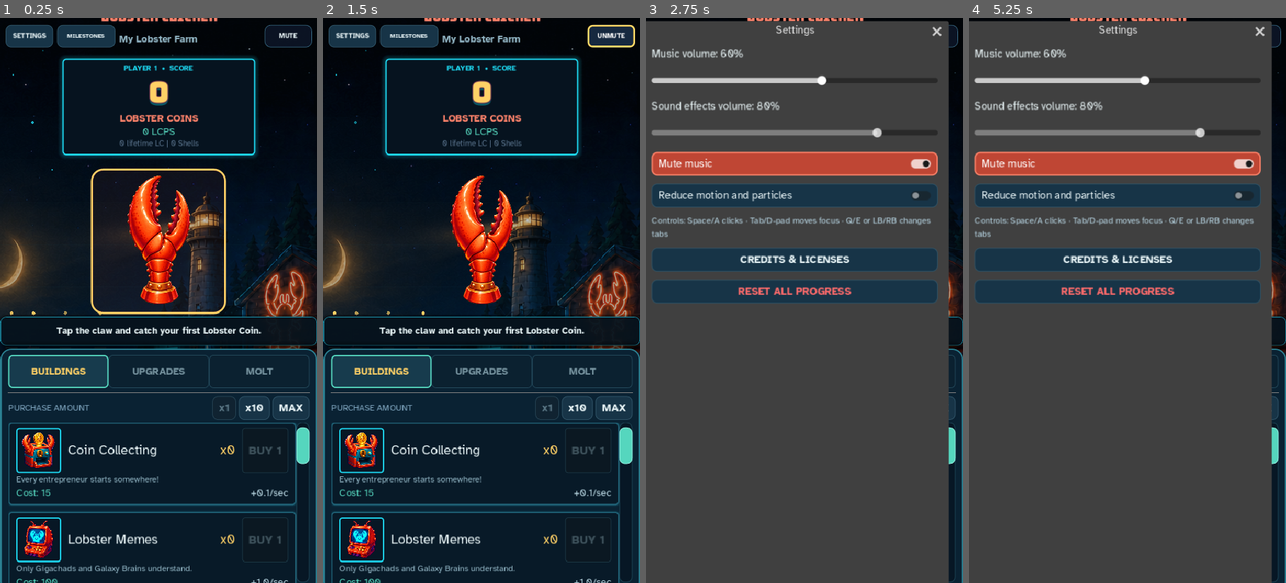
Above: before the commit, frames 1-4 (left to right).
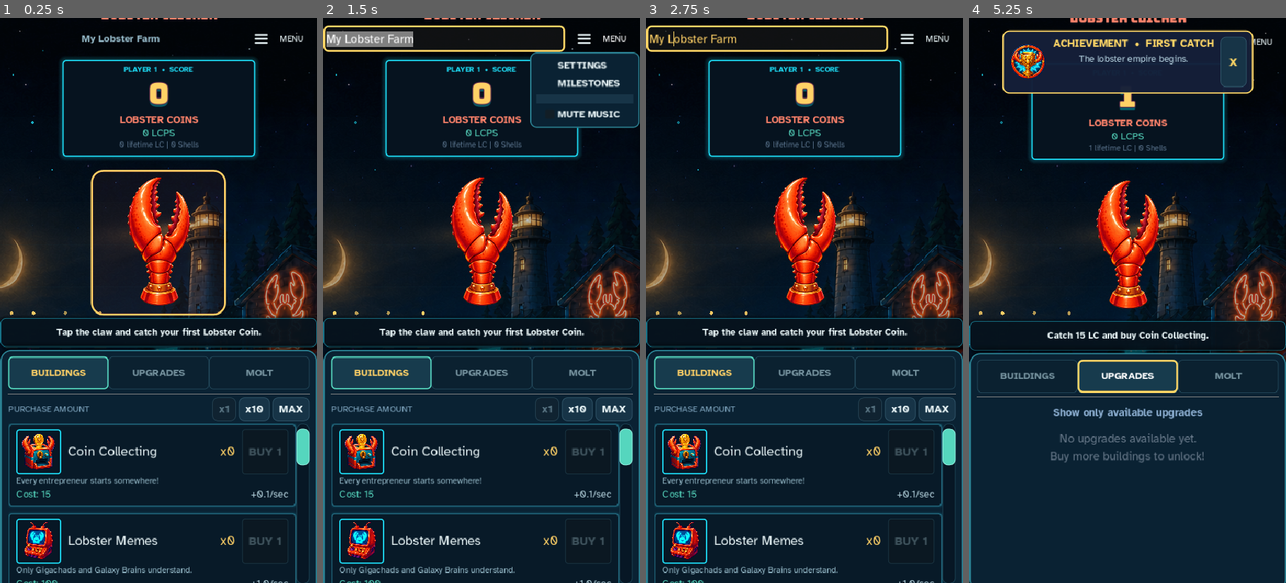
Above: after the commit, the same moments.

Repository: thecryptomasters/lobster-clicker
Game: Godot game, scene res://scenes/main.tscn
Two runs of this game, one before a commit and one after it. Both use one fixed random seed, a clock stepped at 60 frames per second and the inputs below.
Inputs (mouse positions are in pixels of both pictures, inside the frame that each line leads up to; where the layout moved, square brackets give the same spot in the first picture):
- Up to frame 1 (0.25 s): no input
- Up to frame 2 (1.5 s): click "My Lobster Farm" at 0.5 s; click (605, 40) at 1.25 s, where only the run after the commit has a clickable "MENU"
- Up to frame 3 (2.75 s): click (674, 34) at 2 s, where only the run before the commit has a clickable "SETTINGS"
- Up to frame 4 (5.25 s): click (1054, 34) at 2.75 s, where only the run before the commit has a clickable "MILESTONES"; click (1127, 244) [1127, 238] at 3.5 s; click "BUILDINGS" at 4.25 s; click "UPGRADES" at 5 s

The runs differ from the first frame. In frame 1, 13% of the frame differs, in the area x 0-100%, y 0-100%; in frame 2, 16%; in frame 3, 94%; in frame 4, 94%.

Commit message:
Fix mobile header controls

Diff:
--- /dev/null
+++ b/assets/art/ui/hamburger_menu.svg
@@ -0,0 +1,3 @@
+<svg xmlns="http://www.w3.org/2000/svg" width="24" height="24" viewBox="0 0 24 24">
+  <path d="M4 6.5h16M4 12h16M4 17.5h16" fill="none" stroke="#eaf6f8" stroke-width="2.5" stroke-linecap="round"/>
+</svg>
--- a/scenes/main.gd
+++ b/scenes/main.gd
@@ -35,6 +35,7 @@
 
 @onready var farm_name_button: Button = %FarmNameButton
 @onready var farm_name_edit: LineEdit = %FarmNameEdit
+@onready var mobile_menu_button: MenuButton = %MobileMenuButton
 @onready var lobster_count_label: Label = %LobsterCountLabel
 @onready var score_panel: PanelContainer = %ScorePanel
 @onready var score_header: Label = %ScoreHeader
@@ -132,6 +133,9 @@
 # Responsive layout
 const MOBILE_BREAKPOINT := 700  # Below this width = mobile (vertical stack)
 const DESKTOP_LEFT_PANEL_SHARE := 1.0 / 2.2
+const MOBILE_MENU_SETTINGS := 0
+const MOBILE_MENU_MILESTONES := 1
+const MOBILE_MENU_MUTE := 2
 var _is_desktop: bool = true
 var _last_width: int = 0
 var _last_height: int = 0
@@ -170,6 +174,7 @@
 	_create_mute_button()
 	_create_settings_button()
 	_create_milestones_button()
+	_setup_mobile_menu()
 	_create_sfx_pool()
 	_style_buy_capsule_button()
 	_style_buy_premium_button()
@@ -340,6 +345,10 @@
 		content_scroll.custom_minimum_size.y = 0.0
 		title_label.visible = true
 		farm_name_button.visible = true
+		mobile_menu_button.visible = false
+		settings_button.visible = true
+		milestones_button.visible = true
+		mute_button.visible = true
 		score_header.visible = true
 		title_label.add_theme_font_size_override("font_size", 28)
 		farm_name_button.add_theme_font_size_override("font_size", 18)
@@ -374,7 +383,11 @@
 		var very_short := real_height < 640
 		var compact := real_height < 760
 		title_label.visible = not very_short
-		farm_name_button.visible = not very_short
+		farm_name_button.visible = true
+		mobile_menu_button.visible = true
+		settings_button.visible = false
+		milestones_button.visible = false
+		mute_button.visible = false
 		score_header.visible = not very_short
 		title_label.add_theme_font_size_override("font_size", 16 if compact else 18)
 		farm_name_button.add_theme_font_size_override("font_size", 13 if compact else 15)
@@ -455,6 +468,44 @@
 	mute_button.offset_right = -12.0 if desktop else -8.0
 	mute_button.offset_left = mute_button.offset_right - button_width
 	mute_button.add_theme_font_size_override("font_size", 13 if desktop else 10)
+
+func _setup_mobile_menu() -> void:
+	var popup := mobile_menu_button.get_popup()
+	popup.add_item("SETTINGS", MOBILE_MENU_SETTINGS)
+	popup.add_item("MILESTONES", MOBILE_MENU_MILESTONES)
+	popup.add_separator()
+	popup.add_check_item("MUTE MUSIC", MOBILE_MENU_MUTE)
+	popup.add_theme_font_override("font", UiBoldFont)
+	popup.add_theme_font_size_override("font_size", 15)
+	popup.add_theme_color_override("font_color", FOAM_WHITE)
+	popup.add_theme_color_override("font_hover_color", Color.WHITE)
+	popup.add_theme_color_override("font_separator_color", MIST_BLUE)
+	popup.add_theme_stylebox_override("panel", _make_style(Color("#0a2233"), Color("#2b8193"), 9, 2))
+	popup.add_theme_stylebox_override("hover", _make_style(Color("#20465a"), SEAFOAM, 6, 1))
+	popup.add_theme_stylebox_override("separator", _make_style(Color("#173447"), Color("#31566a"), 0, 0))
+	popup.add_theme_constant_override("item_start_padding", 12)
+	popup.add_theme_constant_override("item_end_padding", 12)
+	popup.add_theme_constant_override("v_separation", 6)
+	popup.id_pressed.connect(_on_mobile_menu_item_pressed)
+	_update_mobile_menu()
+
+func _on_mobile_menu_item_pressed(id: int) -> void:
+	match id:
+		MOBILE_MENU_SETTINGS:
+			_show_settings_dialog()
+		MOBILE_MENU_MILESTONES:
+			_show_milestones_dialog()
+		MOBILE_MENU_MUTE:
+			_on_mute_button_pressed()
+
+func _update_mobile_menu() -> void:
+	if not mobile_menu_button:
+		return
+	var popup := mobile_menu_button.get_popup()
+	var mute_index := popup.get_item_index(MOBILE_MENU_MUTE)
+	if mute_index >= 0:
+		popup.set_item_checked(mute_index, _music_muted)
+		popup.set_item_text(mute_index, "UNMUTE MUSIC" if _music_muted else "MUTE MUSIC")
 
 func _on_lobsters_changed(total: float) -> void:
 	# Keep two visible decimals on abbreviated headline totals so late-game
@@ -1024,6 +1075,7 @@
 		return
 	mute_button.text = "UNMUTE" if _music_muted else "MUTE"
 	mute_button.tooltip_text = "Unmute music" if _music_muted else "Mute music"
+	_update_mobile_menu()
 
 func _try_click() -> void:
 	var now := Time.get_ticks_msec() / 1000.0
--- a/scenes/main.tscn
+++ b/scenes/main.tscn
@@ -1,10 +1,11 @@
-[gd_scene load_steps=7 format=3 uid="uid://b1main_scene_001"]
+[gd_scene load_steps=8 format=3 uid="uid://b1main_scene_001"]
 
 [ext_resource type="Script" path="res://scenes/main.gd" id="1_script"]
 [ext_resource type="AudioStream" path="res://assets/music/midnight_harbor_arcade_loop.ogg" id="2_music"]
 [ext_resource type="Texture2D" path="res://assets/art/ui/claw_animation/claw_pinch_0.png" id="3_hero_claw"]
 [ext_resource type="Script" path="res://scenes/harbor_backdrop.gd" id="4_harbor"]
 [ext_resource type="Texture2D" path="res://assets/art/ui/capsule_dispenser.png" id="5_capsule_dispenser"]
+[ext_resource type="Texture2D" path="res://assets/art/ui/hamburger_menu.svg" id="6_hamburger_menu"]
 
 [sub_resource type="StyleBoxFlat" id="StyleBoxFlat_panel"]
 bg_color = Color(0.0627, 0.1569, 0.2275, 0.96)
@@ -83,18 +84,25 @@
 theme_override_constants/shadow_offset_y = 3
 theme_override_font_sizes/font_size = 28
 
-[node name="FarmNameButton" type="Button" parent="RootContainer/LeftSection"]
-unique_name_in_owner = true
-layout_mode = 2
+[node name="FarmHeaderRow" type="HBoxContainer" parent="RootContainer/LeftSection"]
+unique_name_in_owner = true
+layout_mode = 2
+theme_override_constants/separation = 6
+
+[node name="FarmNameButton" type="Button" parent="RootContainer/LeftSection/FarmHeaderRow"]
+unique_name_in_owner = true
+layout_mode = 2
+size_flags_horizontal = 3
 flat = true
 text = "My Lobster Farm"
 theme_override_colors/font_color = Color(0.5804, 0.7216, 0.7804, 1)
 theme_override_font_sizes/font_size = 18
 
-[node name="FarmNameEdit" type="LineEdit" parent="RootContainer/LeftSection"]
-unique_name_in_owner = true
-visible = false
-layout_mode = 2
+[node name="FarmNameEdit" type="LineEdit" parent="RootContainer/LeftSection/FarmHeaderRow"]
+unique_name_in_owner = true
+visible = false
+layout_mode = 2
+size_flags_horizontal = 3
 custom_minimum_size = Vector2(0, 34)
 horizontal_alignment = 1
 placeholder_text = "Name your farm..."
@@ -102,6 +110,18 @@
 theme_override_colors/font_color = Color(1, 0.8196, 0.4, 1)
 theme_override_colors/caret_color = Color(1, 0.843, 0.4, 1)
 theme_override_font_sizes/font_size = 18
+
+[node name="MobileMenuButton" type="MenuButton" parent="RootContainer/LeftSection/FarmHeaderRow"]
+unique_name_in_owner = true
+visible = false
+layout_mode = 2
+custom_minimum_size = Vector2(108, 40)
+text = "MENU"
+icon = ExtResource("6_hamburger_menu")
+icon_max_width = 18
+expand_icon = true
+tooltip_text = "Open game menu"
+theme_override_font_sizes/font_size = 13
 
 [node name="Spacer1" type="Control" parent="RootContainer/LeftSection"]
 layout_mode = 2
--- a/tests/run_tests.gd
+++ b/tests/run_tests.gd
@@ -246,10 +246,18 @@
 	_expect(main_ui.mute_button.anchor_right < 0.5, "desktop mute control stays inside the left panel and clear of Molt")
 	main_ui._layout_corner_buttons(false)
 	_expect(main_ui.mute_button.anchor_right == 1.0, "mobile mute control stays aligned to the viewport edge")
-	_expect(main_ui.settings_button.custom_minimum_size.x == 72.0 and main_ui.mute_button.custom_minimum_size.x == 72.0, "mobile corner controls leave the title a readable center lane")
 	main_ui._is_desktop = true
 	main_ui._last_width = 0
 	main_ui._apply_layout()
+	_expect(main_ui.mobile_menu_button.visible, "mobile utilities collapse into an in-flow menu beside the editable farm name")
+	_expect(not main_ui.settings_button.visible and not main_ui.milestones_button.visible and not main_ui.mute_button.visible, "mobile utility shortcuts cannot cover the farm name")
+	_expect(main_ui.mobile_menu_button.get_popup().item_count == 4, "mobile menu exposes settings, milestones, and mute actions")
+	_expect(main_ui.farm_name_button.visible, "farm name remains editable on short mobile viewports")
+	main_ui._on_farm_name_clicked()
+	_expect(main_ui.farm_name_edit.visible and main_ui.farm_name_edit.has_focus(), "mobile farm name opens its inline editor")
+	main_ui.farm_name_edit.text = "Mobile Test Harbor"
+	main_ui._on_farm_name_submitted("Mobile Test Harbor")
+	_expect(main_ui.farm_name_button.visible and main_ui.farm_name_button.text == "Mobile Test Harbor", "mobile farm name edit applies without utility controls in the way")
 	_expect(main_ui.right_panel.custom_minimum_size.y >= 280.0, "mobile inventory drawer reserves a useful height without clipping the playfield")
 	_expect(main_ui.content_scroll.custom_minimum_size.y >= 164.0, "mobile inventory list keeps a swipeable touch region on short browsers")
 	_expect(main_ui.right_panel.get_theme_stylebox("panel").bg_color.a >= 0.99, "mobile inventory cabinet is opaque over the painted playfield")
Not shown, added: assets/art/ui/hamburger_menu.svg.import
Not shown, changed: export/index.html
Not shown, changed: export/index.pck
